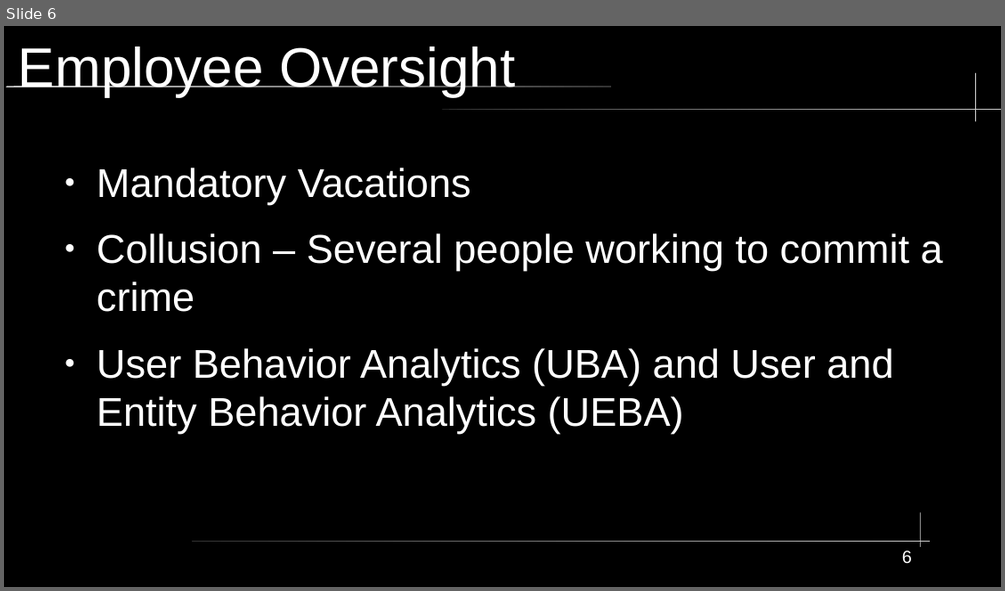
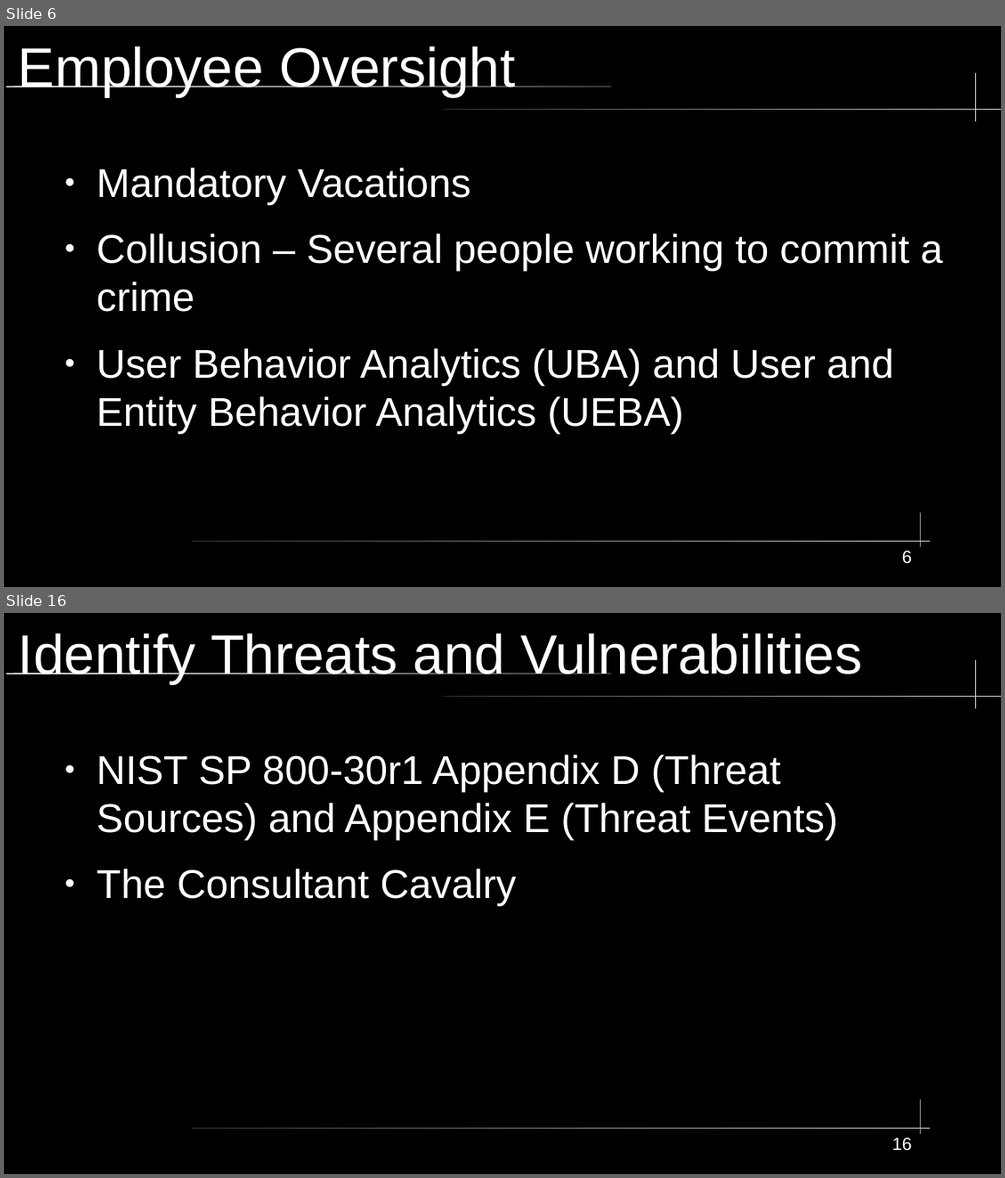
Before and after one commit to City-Colleges-of-Chicago-Cybersecurity/COMPSFI-214, a slide deck: 2026/Spring/powerpoints/Chapter-02-Personnel-Security-and-Risk-Management-Concepts.odp. Shown one above the other, each under a label of ours: slide 6 before the commit, slides 6 and 16 after it; the slides between them are not shown. The pictures are 1005x591 and 1005x1178 pixels, drawn with LibreOffice and Linux fonts; fonts in the diff are those of the drawing. Boxes give left, top, right and bottom in pixels: in the first picture for what was removed or moved away, otherwise in the second. Text is boxed around its words. In the diff, an @@ line names an element or a change of style, - is before the commit and + after.

```diff
--- a/2026/Spring/powerpoints/Chapter-02-Personnel-Security-and-Risk-Management-Concepts.odp
+++ b/2026/Spring/powerpoints/Chapter-02-Personnel-Security-and-Risk-Management-Concepts.odp
@@ slide 16 added at (4,613,1001,1174), background #000000; not listed: 5 template elements that a slide beside it also shows @@
@@ title added at (18,633,862,684), 44 pt, text #FFFFFF @@
+Identify Threats and Vulnerabilities
@@ text added at (97,755,838,906), 32 pt, text #FFFFFF @@
+● NIST SP 800-30r1 Appendix D (Threat Sources) and Appendix E (Threat Events)
+● The Consultant Cavalry
@@ page number added at (892,1137,912,1151), 14 pt, text #FFFFFF @@
+16
```
Also in this commit, not shown: 1 slide changed, 46 other slides added.
